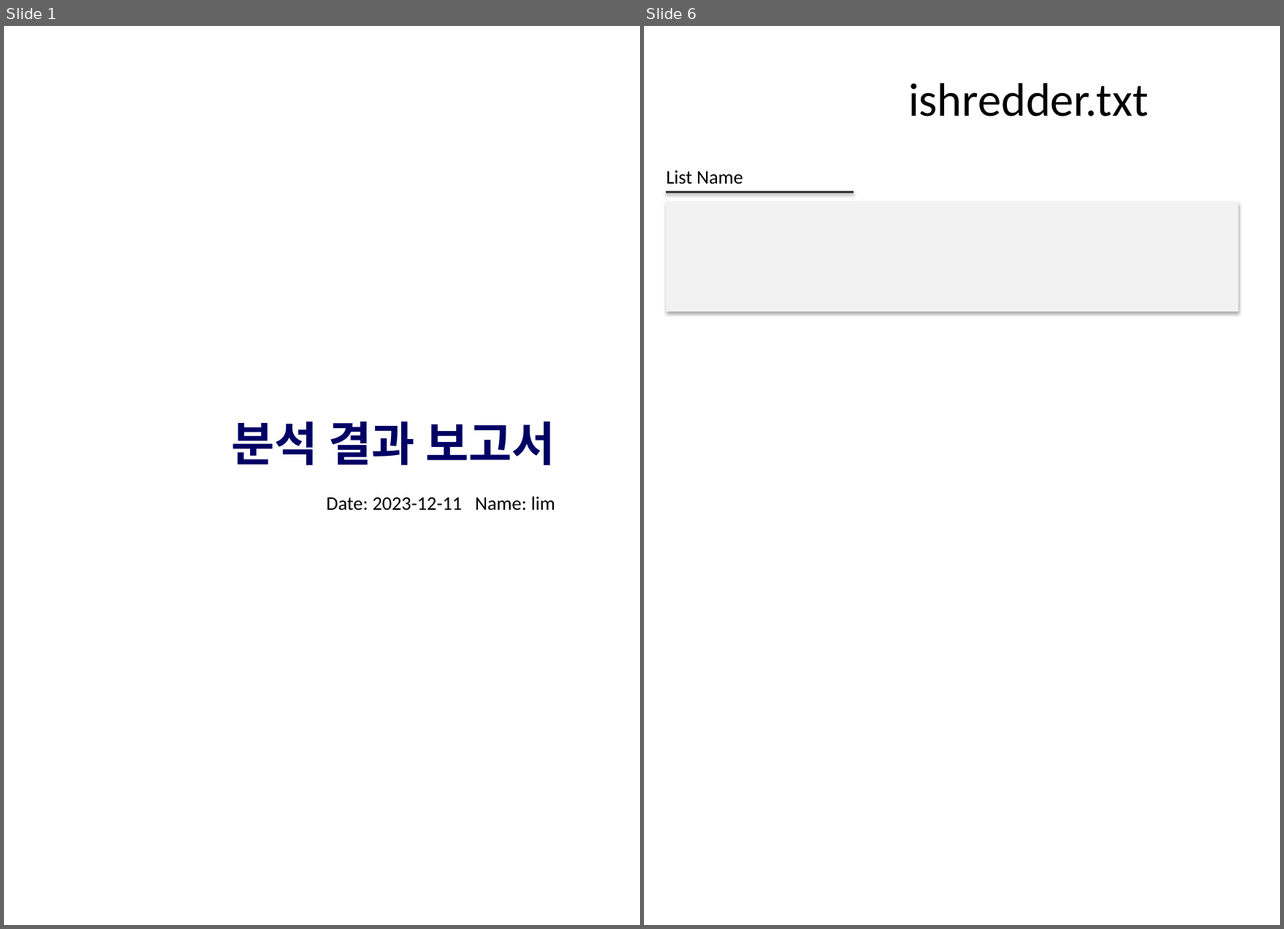
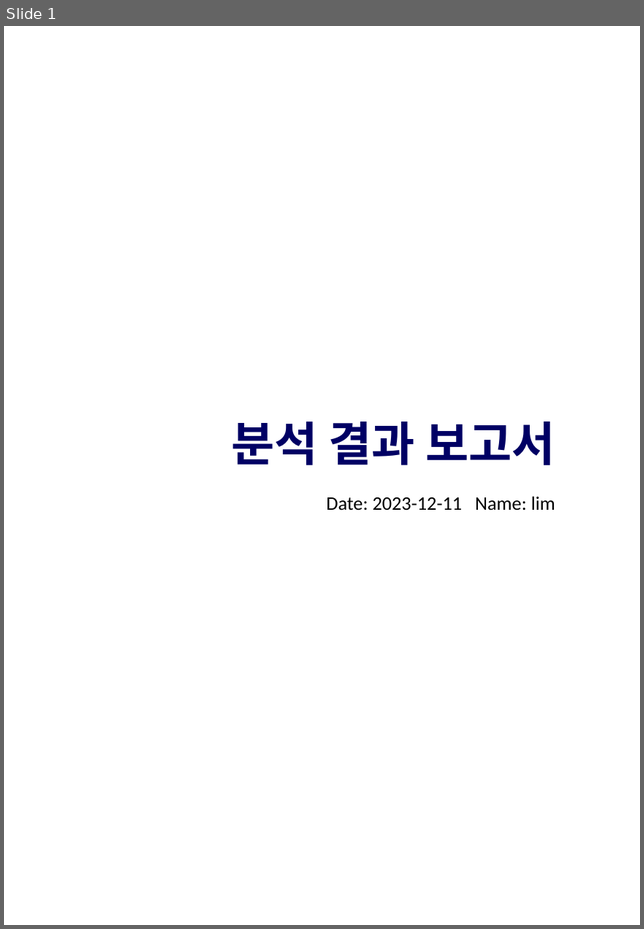
Before and after one commit to limsomi/BoB-bokgumagic, a slide deck: sample.pptx. Shown side by side, each under a label of ours: slides 1 and 6 before the commit, slide 1 after it; the slides between them are not shown. The pictures are 1284x929 and 644x929 pixels, drawn with LibreOffice and Linux fonts; fonts in the diff are those of the drawing; background and template pictures are left out. Boxes give left, top, right and bottom in pixels: in the first picture for what was removed or moved away, otherwise in the second. Text is boxed around its words. In the diff, an @@ line names an element or a change of style, - is before the commit and + after.

```diff
--- a/sample.pptx
+++ b/sample.pptx
@@ slide 6 removed at [644,26,1280,925], background picture (left out) @@
@@ title removed at [908,83,1148,117] @@
-ishredder.txt
@@ text removed at [666,171,743,184] @@
-List Name
@@ line removed from (665, 192) to (854, 192) @@
@@ rectangle removed at [665,201,1237,311] @@
```
Also in this commit, not shown: 12 slides added, 5 other slides removed, 9 other files.
